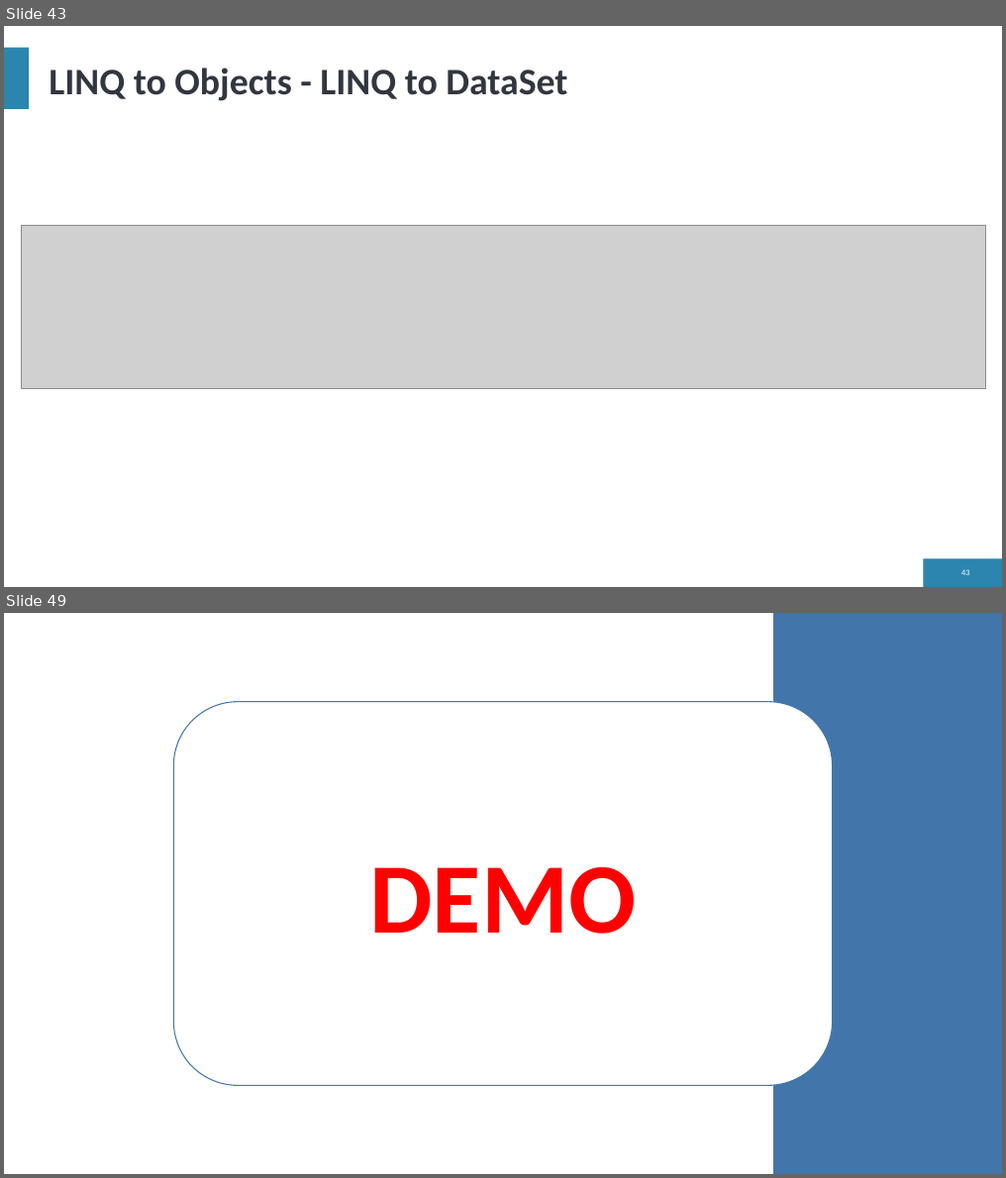
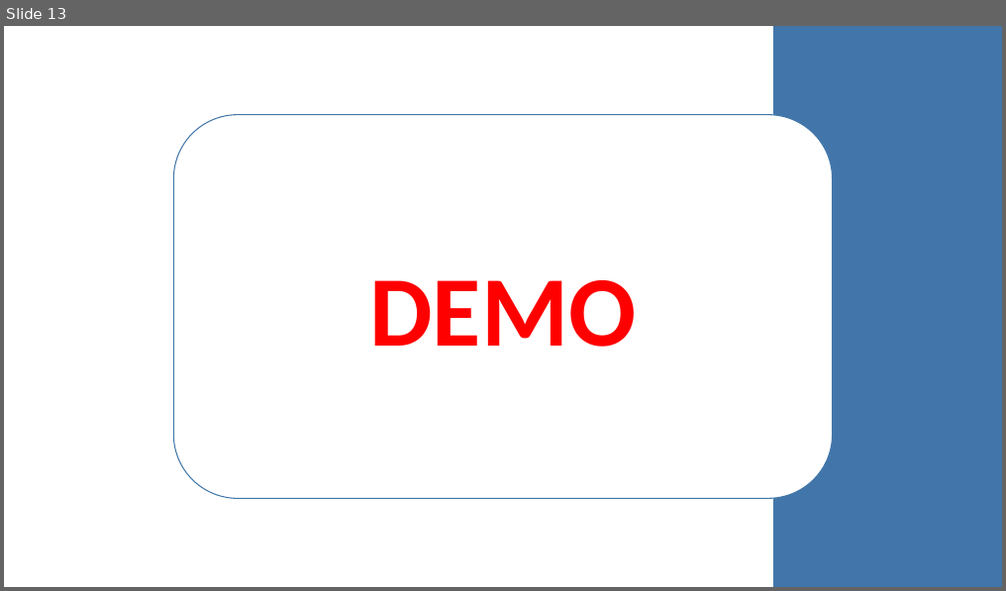
Before and after one commit to letranbaosuong/Lap-Trinh-Moi-Truong-Truc-Quan, a slide deck: Bao_Cao/LinQ.pptx. Shown one above the other, each under a label of ours: slides 43 and 49 before the commit, slide 13 after it; the slides between them are not shown. The pictures are 1006x1178 and 1006x591 pixels, drawn with LibreOffice and Linux fonts; fonts in the diff are those of the drawing; grey boxes stand for pictures; background and template pictures are left out. Boxes give left, top, right and bottom in pixels: in the first picture for what was removed or moved away, otherwise in the second. Text is boxed around its words. In the diff, an @@ line names an element or a change of style, - is before the commit and + after.

```diff
--- a/Bao_Cao/LinQ.pptx
+++ b/Bao_Cao/LinQ.pptx
@@ slide 43 removed at bbox=[4, 26, 1002, 587], background #FFFFFF; not listed: 2 template elements that a slide beside it also shows @@
@@ title removed at bbox=[49, 68, 567, 101] @@
-LINQ to Objects - LINQ to DataSet
@@ picture removed at bbox=[21, 225, 985, 388] @@
@@ page number removed at bbox=[961, 570, 969, 575] @@
-43
@@ what was slide 49 is now slide 13 @@
```
Also in this commit, not shown: 11 slides added, 54 other slides removed, 46 other files.
